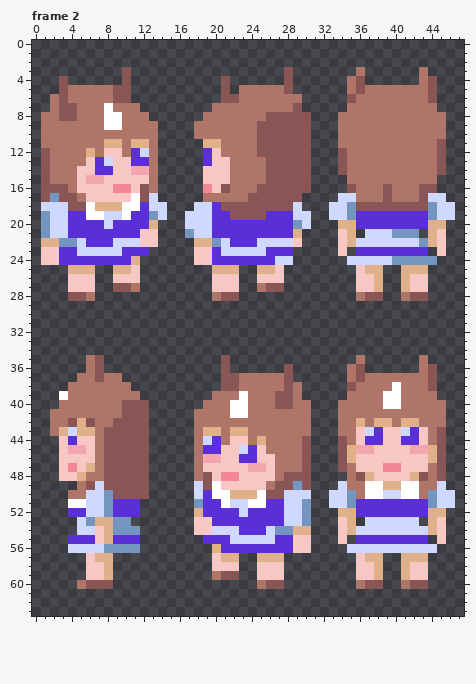
Pixel-art file -- grass_quarter.ase. The picture above is the old version.
48x64 pixels, 3 frames. Shown: frame 2. The commit also changed other frames, which this record leaves out.
The result:
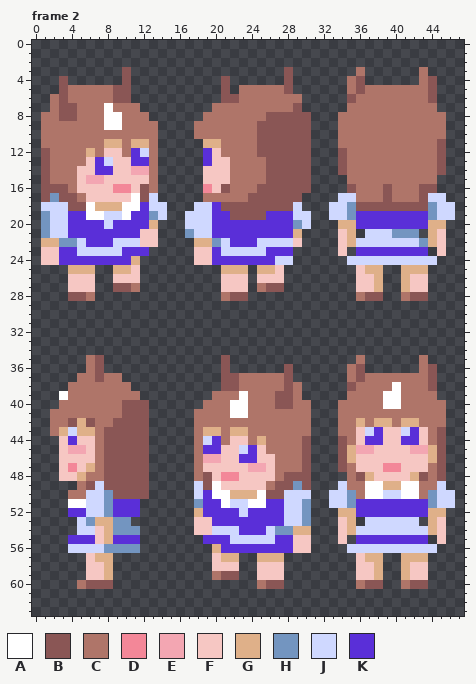
Palette (. is transparent): A #ffffff  B #8a5655  C #af7569  D #f38798  E #f3a6b2  F #f6c7c3  G #dfb089  H #7395c0  J #cfd8ff  K #5a2fd8
From old to new:
Frame 2, layer "Layer 1":
y 24: x 40..44 HHHHH -> JJJJJ
y 25: x 20 G -> .; x 23 . -> G
y 26..27: x 20 F -> .; x 23 . -> F
y 28: x 20..21 CB -> .C; x 23 . -> B
Pixel boxes of the changes (left, top, right, bottom) in both pictures:
changed: (392, 256, 437, 265)
changed: (212, 265, 248, 301)
